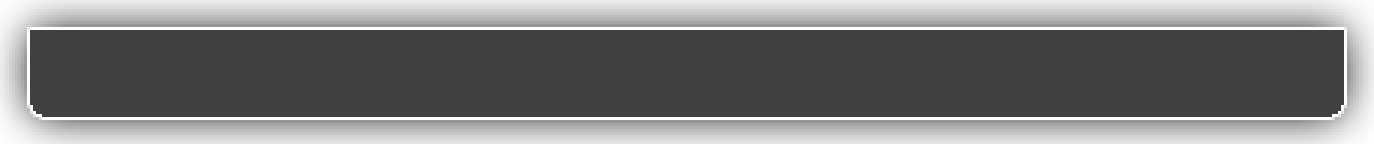
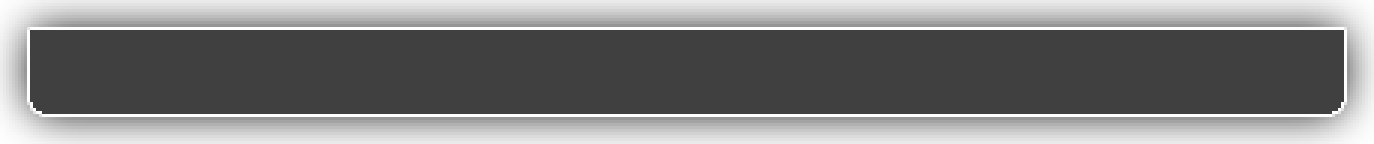
Layered file, before and after one edit (1374x144). Changes by layer:
painted on "Layer 1" over [30, 102, 1344, 117]
